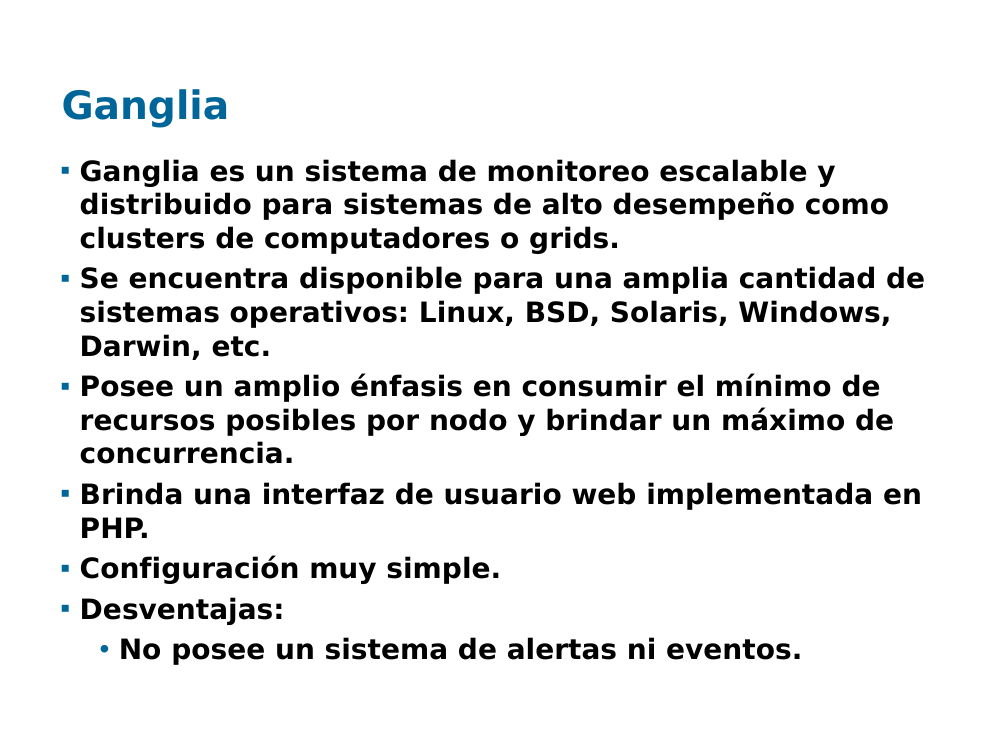
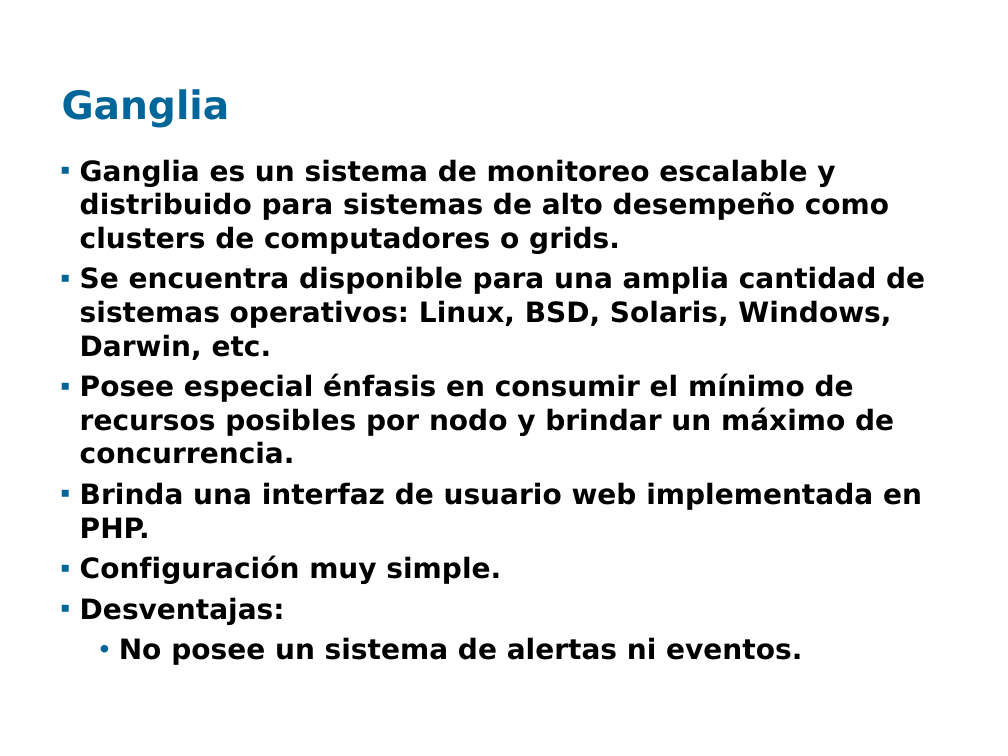
Before and after one commit to santiago-iturriaga/pgruso2007, a slide deck: slide 8 of Documentacion/Presentación Fenton - Santiago.ppt. Drawn at 1008x756 pixels with LibreOffice and Linux fonts; fonts in the diff are those of the drawing; background and template pictures are left out. Boxes give left, top, right and bottom in pixels: in the first picture for what was removed or moved away, otherwise in the second. Text is boxed around its words. In the diff, an @@ line names an element or a change of style, - is before the commit and + after.

```diff
--- a/Documentacion/Presentación Fenton - Santiago.ppt
+++ b/Documentacion/Presentación Fenton - Santiago.ppt
@@ text at [80, 374, 894, 464]: text changed @@
-▪ Posee un amplio énfasis en consumir el mínimo de recursos posibles por nodo y brindar un máximo de concurrencia.
+▪ Posee especial énfasis en consumir el mínimo de recursos posibles por nodo y brindar un máximo de concurrencia.
```
Also in this commit, not shown: 7 other slides changed.
